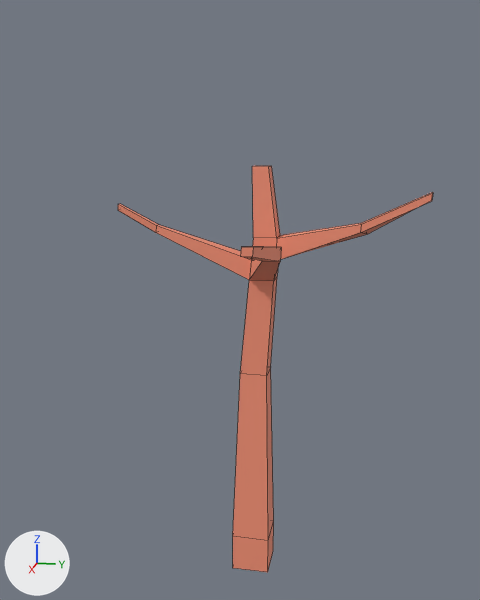
Two versions of the FBX model Atelier 15/Atelier 15Content/Models/tree1.fbx, one commit apart.
Rendered twice from a camera (50 mm lens) standing at (10.73, 1.89, 7.32) and looking at (0.42, -0.17, 4.74). The lights are fixed; the arrows at lower left show +X, +Y and +Z. Mesh edges are drawn as thin lines.

Before the edit, the objects in view are built like this:
```python
mat_material = principled_material('Material')
mat_material.base_color = (0.904, 0.284, 0.178)  # orange #f49175
mat_material.roughness = 0.69
me_cube = bpy.data.meshes.new('Cube')
me_cube.from_pydata(...)  # 52 vertices, 50 faces; spans x -0.32..2.21, y -2.25..2.73, z -0.32..6.86
me_cube.materials.append(mat_material)  # orange #f49175
ob_cube = bpy.data.objects.new('Cube', me_cube)
ob_cube.location = (0.0, 0.0, 0.0)
```
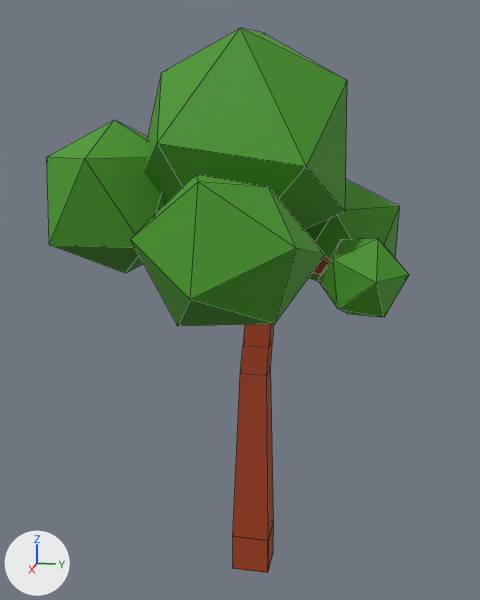
Pixel boxes (x1, y1, x2, y2) of what changed, in the pictures (480 x 600 px):
'Cube', recoloured, reshaped (orange to brown, 15% wider, 34% taller): before (118, 166, 433, 572); after (47, 28, 409, 572)
part 1 of me_cube, added (green): after (318, 238, 409, 317)
part 2 of me_cube, built on: before (233, 166, 433, 572); after (47, 28, 400, 572)

What the commit changed:
Material 'Material' (mat_material) changes colour from orange #f49175 to brown #a33e16; in linear values from (0.904, 0.284, 0.178) to (0.367, 0.048, 0.008).
Material 'leaves' (mat_leaves) is new.
Its base color is (0.058, 0.311, 0.014) (green #44971f).
Its roughness is 0.69.
me_cube is used by ob_cube; location (0.0, 0.0, 0.0).
me_cube had 52 vertices, 50 faces and spanned x -0.32..2.21, y -2.25..2.73, z -0.32..6.86.
me_cube now has 140 vertices, 170 faces and spans x -2.68..3.83, y -3.56..2.44, z -0.32..8.95.
me_cube part 1: a new loose piece, an icosphere of 20 faces spanning x 0.14..1.43, y 1.1..2.44, z 4.64..5.89, in mat_leaves (green #44971f).
Part 2, on me_cube:
8 faces are deleted.
12 vertices move from x -0.03..0.58, y -0.01..2.73, z 5.85..6.86 to x 0.41..0.8, y -0.43..1.86, z 5.06..7.37.
76 vertices are added at x -2.68..3.83, y -3.56..2.34, z -0.32..8.95.
28 new faces join them, mat_material (brown #a33e16).
80 new faces join them, mat_leaves (green #44971f).
me_cube now uses material mat_leaves (green #44971f).
